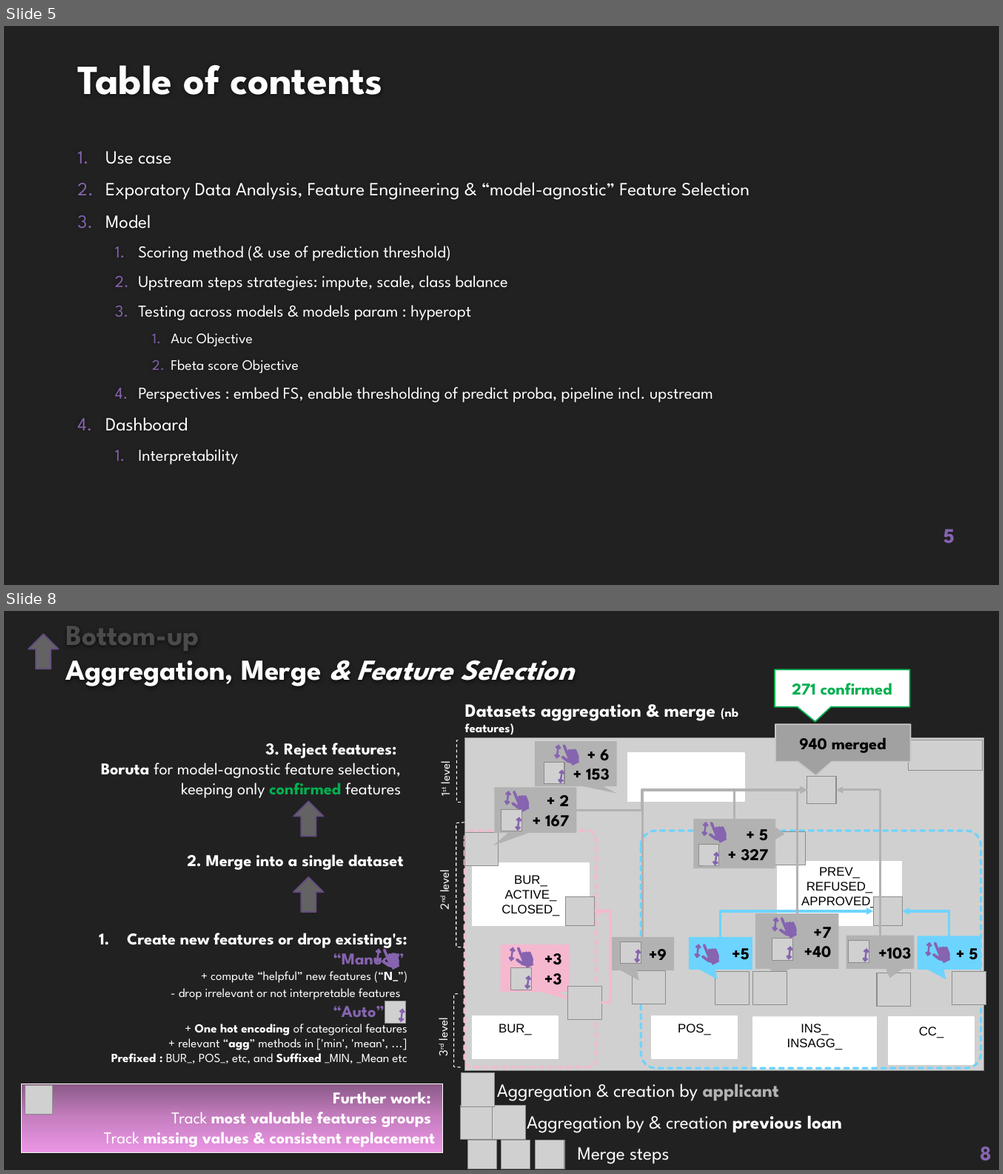
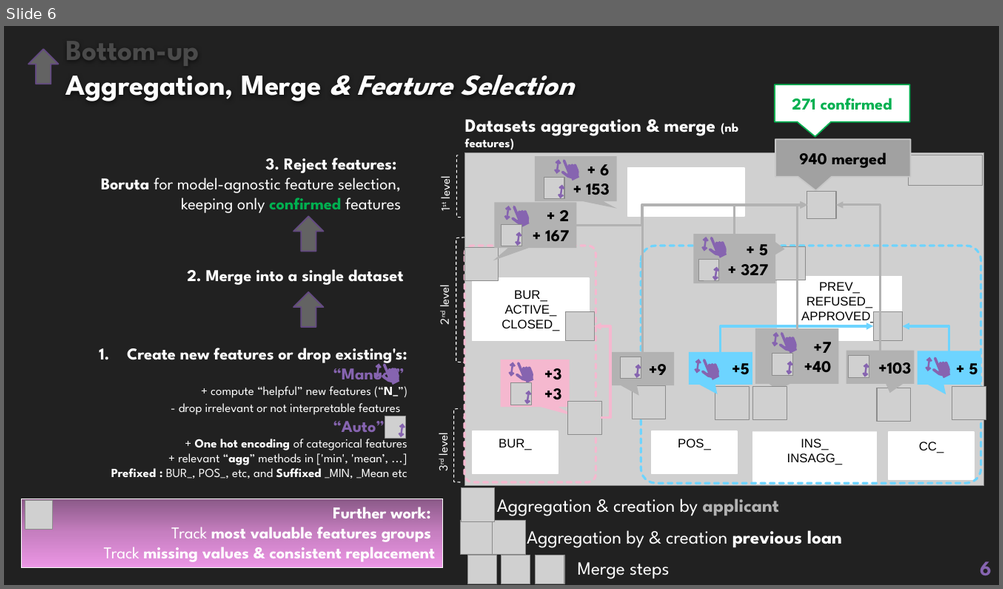
Before and after one commit to EtienneLardeur/P7_Scoring, a slide deck: P7_Support.pptx. Shown one above the other, each under a label of ours: slides 5 and 8 before the commit, slide 6 after it; the slides between them are not shown. The pictures are 1003x1174 and 1003x589 pixels, drawn with LibreOffice and Linux fonts; fonts in the diff are those of the drawing; grey boxes stand for pictures; background and template pictures are left out. Boxes give left, top, right and bottom in pixels: in the first picture for what was removed or moved away, otherwise in the second. Text is boxed around its words. In the diff, an @@ line names an element or a change of style, - is before the commit and + after.

```diff
--- a/P7_Support.pptx
+++ b/P7_Support.pptx
@@ slide 5 removed at (4,26,999,585), background #212121 @@
@@ title removed at (77,65,383,95) @@
-Table of contents
@@ text removed at (105,151,749,465) @@
-1. Use case
-2. Exporatory Data Analysis, Feature Engineering & “model-agnostic” Feature Selection
-3. Model
-  1. Scoring method (& use of prediction threshold)
-  2. Upstream steps strategies: impute, scale, class balance
-  3. Testing across models & models param : hyperopt
-    1. Auc Objective
-    2. Fbeta score Objective
-  4. Perspectives : embed FS, enable thresholding of predict proba, pipeline incl. upstream
-4. Dashboard
-  1. Interpretability
@@ page number removed at (943,529,954,543) @@
-5
@@ what was slide 8 is now slide 6 @@
@@ page number at (979,562,991,577): text changed @@
-8
+6
```
Also in this commit, not shown: 13 slides changed, 9 slides added, 11 other slides removed.
